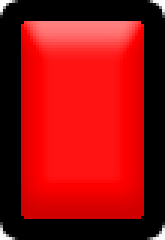
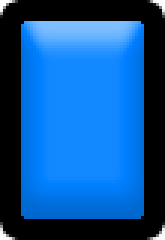
Two versions of the same layered image (165 x 240). Layer-by-layer changes:
painted on "Layer 1" over [21, 21, 144, 219]
